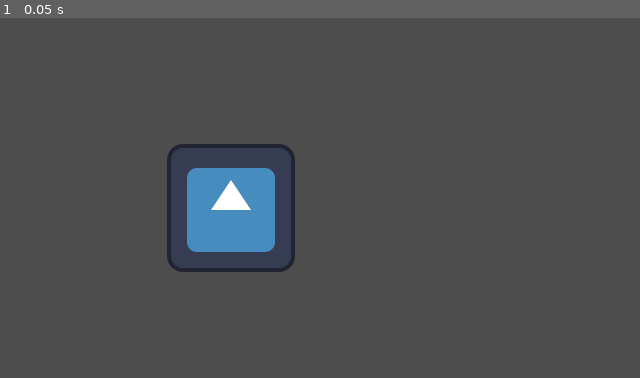
Above: before the commit, frame 1.
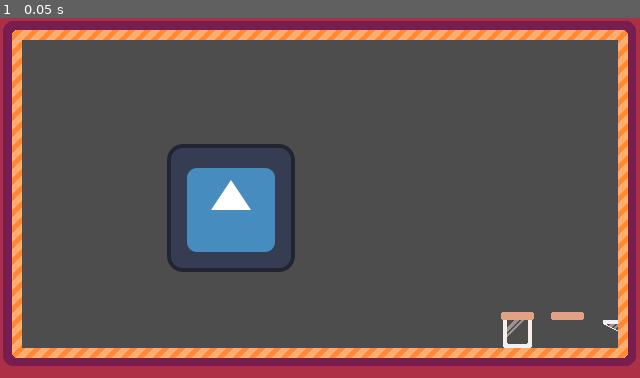
Above: after the commit, the same moment.

Repository: torinman/Brackeys-2025-1
Game: Godot game, scene res://main.tscn
Same seed, same stepped clock (60 frames per second), same inputs: the game is played once before the commit and once after it. The engine's default icon, where the game draws it, is replaced by a stand-in: a white triangle on a blue panel in a dark square.
Inputs:
- Up to frame 1 (0.05 s): no input

The runs differ from the first frame. In frame 1, 21% of the frame differs, in the area x 0-100%, y 0-100%.

Commit message:
Add Frame
hello torin! This is my first commit by myself!

Diff:
--- a/main.tscn
+++ b/main.tscn
@@ -1,9 +1,19 @@
-[gd_scene load_steps=2 format=3 uid="uid://c8t6sspi5hml8"]
+[gd_scene load_steps=4 format=3 uid="uid://c8t6sspi5hml8"]
 
 [ext_resource type="Texture2D" uid="uid://c4tbjldui787b" path="res://textures/icon.svg" id="1_8okwa"]
+[ext_resource type="Texture2D" uid="uid://d6a4xd623a6i" path="res://textures/jar.png" id="2_b7lil"]
+[ext_resource type="Texture2D" uid="uid://d3f6q7oobn74g" path="res://textures/Frame.png" id="3_rg0s1"]
 
 [node name="Node2D" type="Node2D"]
 
 [node name="HI LEO!" type="Sprite2D" parent="."]
 position = Vector2(231, 190)
 texture = ExtResource("1_8okwa")
+
+[node name="Jar" type="Sprite2D" parent="."]
+position = Vector2(567, 355)
+texture = ExtResource("2_b7lil")
+
+[node name="Frame" type="Sprite2D" parent="."]
+position = Vector2(320, 180)
+texture = ExtResource("3_rg0s1")
Binary file added: textures/Frame.png
Not shown, added: textures/Frame.png.import
